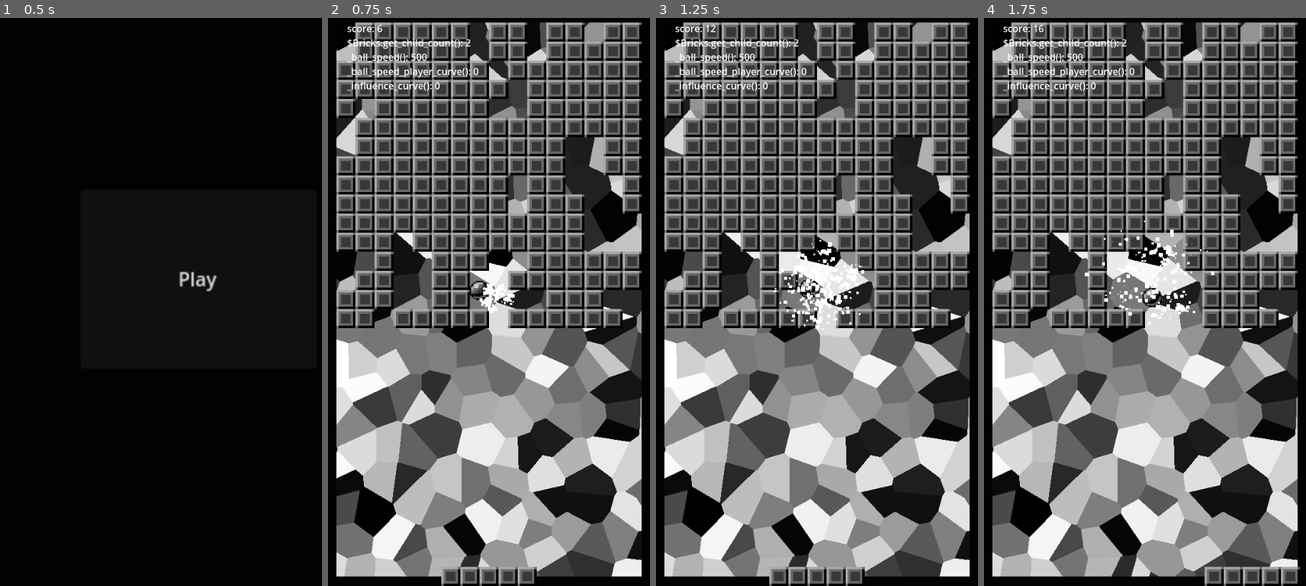
Above: before the commit, frames 1-4 (left to right).
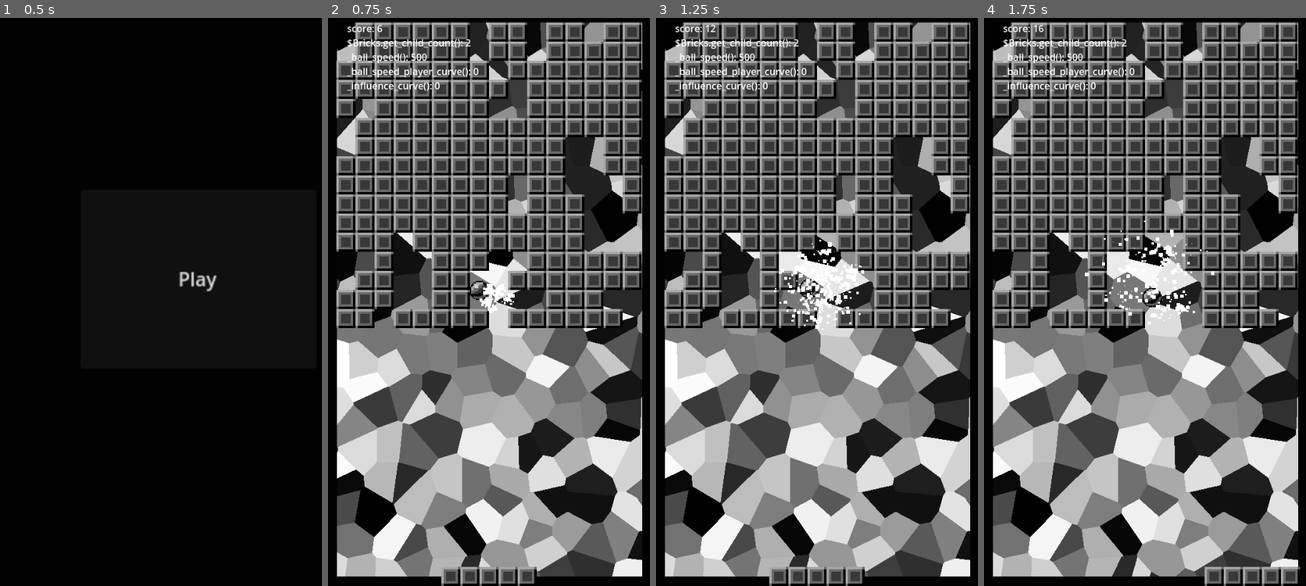
Above: after the commit, the same moments.

Repository: arunas-cesonis/pingpong2
Game: Godot game, scene res://main.tscn
Two runs of this game, one before a commit and one after it. Both use one fixed random seed, a clock stepped at 60 frames per second and the inputs below.
Inputs:
- Up to frame 1 (0.5 s): no input
- Up to frame 2 (0.75 s): click "Play" at 0.5 s
- Up to frame 3 (1.25 s): no input
- Up to frame 4 (1.75 s): hold D (MoveRight) from 1.28 s (still down); tap F (Boost) at 1.35 s

Frame 1 is identical in both runs. In frame 2, 1.9% of the frame differs, in the area x 2-98%, y 0-99%; in frame 3, 2.0%; in frame 4, 2.0%.

Commit message:
Tweak shader

Diff:
--- a/bricks.tscn
+++ b/bricks.tscn
@@ -5,16 +5,16 @@
 
 [sub_resource type="ShaderMaterial" id="ShaderMaterial_4tget"]
 shader = ExtResource("2_iq0s6")
-shader_parameter/offset = null
-shader_parameter/scale = Vector2(10, 10)
+shader_parameter/offset = Vector2(0, 0)
+shader_parameter/scale = Vector2(10, 17)
 
 [node name="Bricks" type="Node2D"]
 script = ExtResource("1_fj2te")
 
 [node name="SubViewportContainer" type="SubViewportContainer" parent="."]
-offset_left = 14.0
+offset_left = 15.0
 offset_top = 16.0
-offset_right = 526.0
+offset_right = 527.0
 offset_bottom = 944.0
 
 [node name="SubViewport" type="SubViewport" parent="SubViewportContainer"]
--- a/voronoi.gdshader
+++ b/voronoi.gdshader
@@ -1,7 +1,7 @@
 shader_type canvas_item;
 
-uniform vec2 offset;
-uniform vec2 scale;
+uniform vec2 offset = vec2(0.0, 0.0);
+uniform vec2 scale = vec2(10.0, 17.77);
 
 void vertex() {
 	// Called for every vertex the material is visible on.
